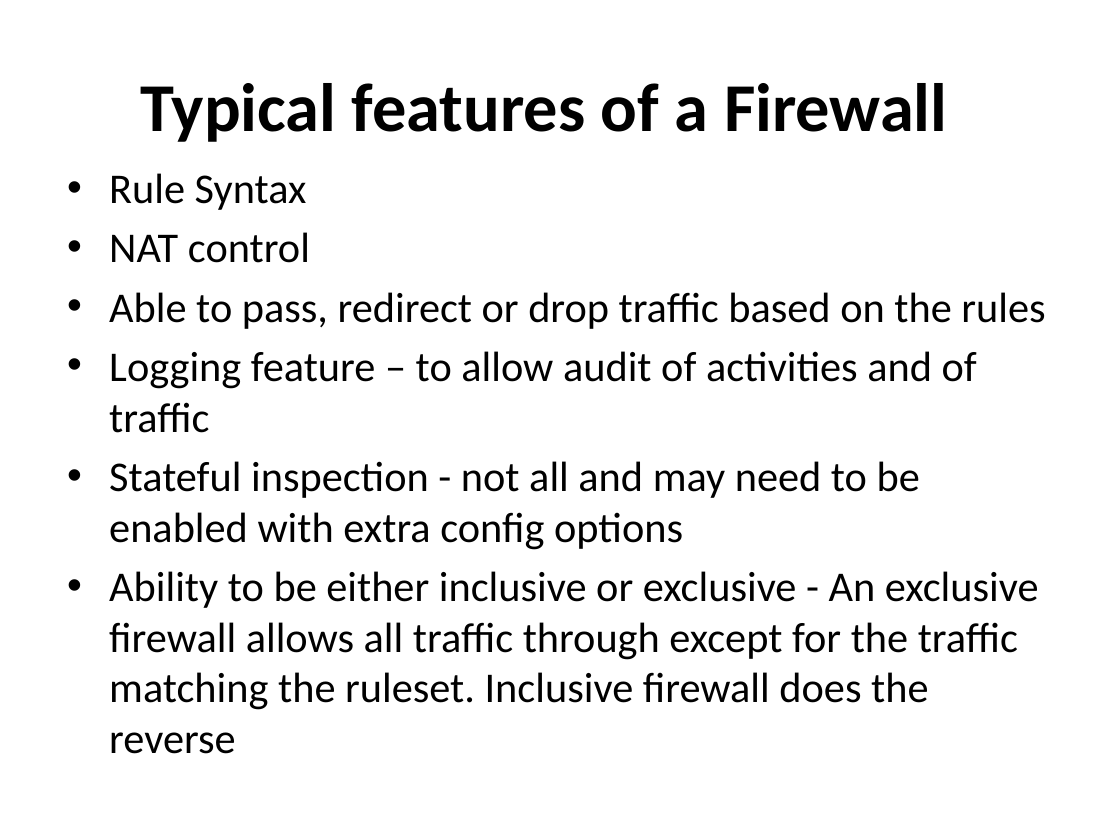
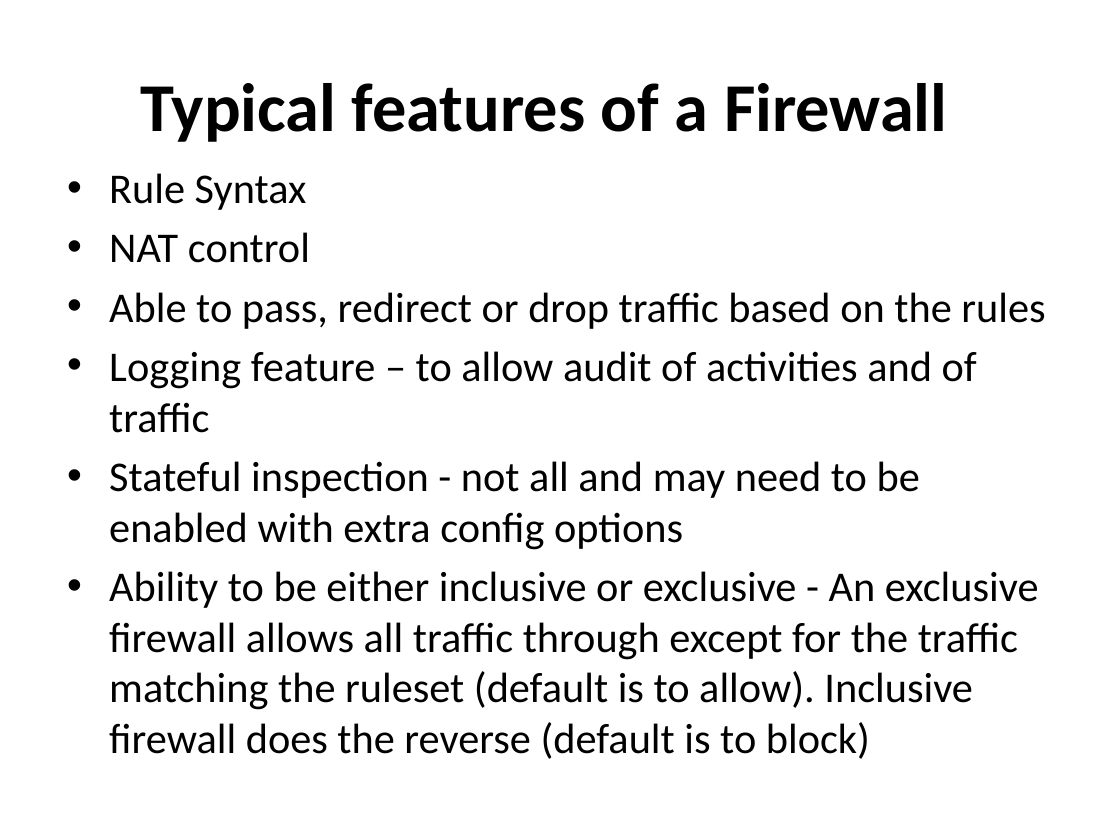
Before and after one commit to afnog/sse, a slide deck: slide 5 of firewalls/Firewalling in FreeBSD-v1.pptx. Drawn at 1120x840 pixels with LibreOffice and Linux fonts; fonts in the diff are those of the drawing. Boxes give left, top, right and bottom in pixels: in the first picture for what was removed or moved away, otherwise in the second. Text is boxed around its words. In the diff, an @@ line names an element or a change of style, - is before the commit and + after.

```diff
--- a/firewalls/Firewalling in FreeBSD-v1.pptx
+++ b/firewalls/Firewalling in FreeBSD-v1.pptx
@@ text at bbox=[109, 571, 1039, 759]: text changed @@
-• Ability to be either inclusive or exclusive - An exclusive firewall allows all traffic through except for the traffic matching the ruleset. Inclusive firewall does the reverse
+• Ability to be either inclusive or exclusive - An exclusive firewall allows all traffic through except for the traffic matching the ruleset (default is to allow). Inclusive firewall does the reverse (default is to block)
```
Also in this commit, not shown: 1 other slide changed.
